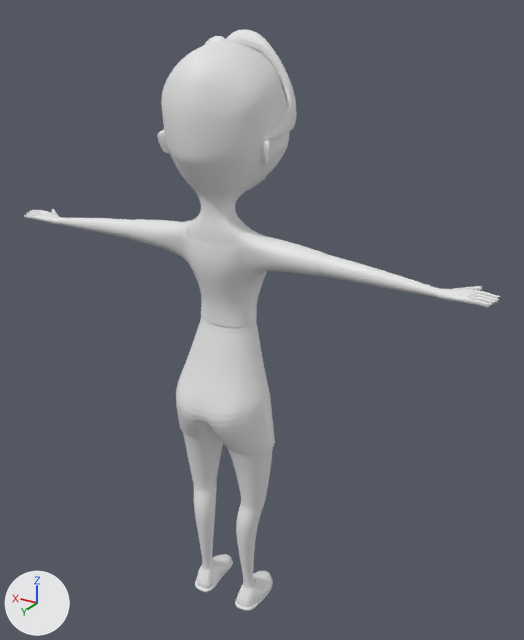
What one commit did to the Blender file carla.blend.
Rendered twice from a 50 mm camera at (-2.96, 1.03, 1.63) aimed at (-1.08, -2.11, 0.06). Lighting does not change. The marker at lower left points along +X, +Y and +Z.

The first picture shows 'Body', 'HairBang', 'Pants', 'Shirt', 'Shoes'.
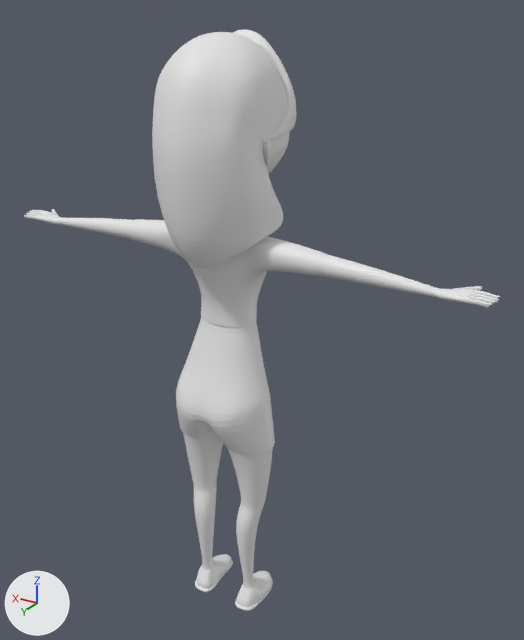
Pixel boxes (x1, y1, x2, y2) of what changed, in the pictures (524 x 640 px):
'Hair', added: after (152, 32, 288, 268)
'Body', unchanged, covered by the edit: before (24, 42, 500, 588); after (24, 132, 500, 588)

The change, as a diff of the scene's bpy script:
```diff
--- a/carla.blend.py
+++ b/carla.blend.py
@@ me_plane_005 @@
+me_plane_005.from_pydata(...)  # 103 vertices, 85 faces; spans x 0.0..53.0, y 76.0..235.0, z 229.0..318.0
@@ ob_hair @@
+ob_hair = bpy.data.objects.new('Hair', me_plane_005)
+ob_hair.location = (-0.955, 0.005, -0.063)
+ob_hair.rotation_euler = (1.571, 0.0, 0.0)  # degrees (90, 0, 0)
+ob_hair.scale = (0.0068, 0.0068, 0.0068)
+_m = ob_hair.modifiers.new('Mirror', 'MIRROR')
+_m.use_clip = True
+_m = ob_hair.modifiers.new('Subdivision', 'SUBSURF')
+_m.levels = 2
```
